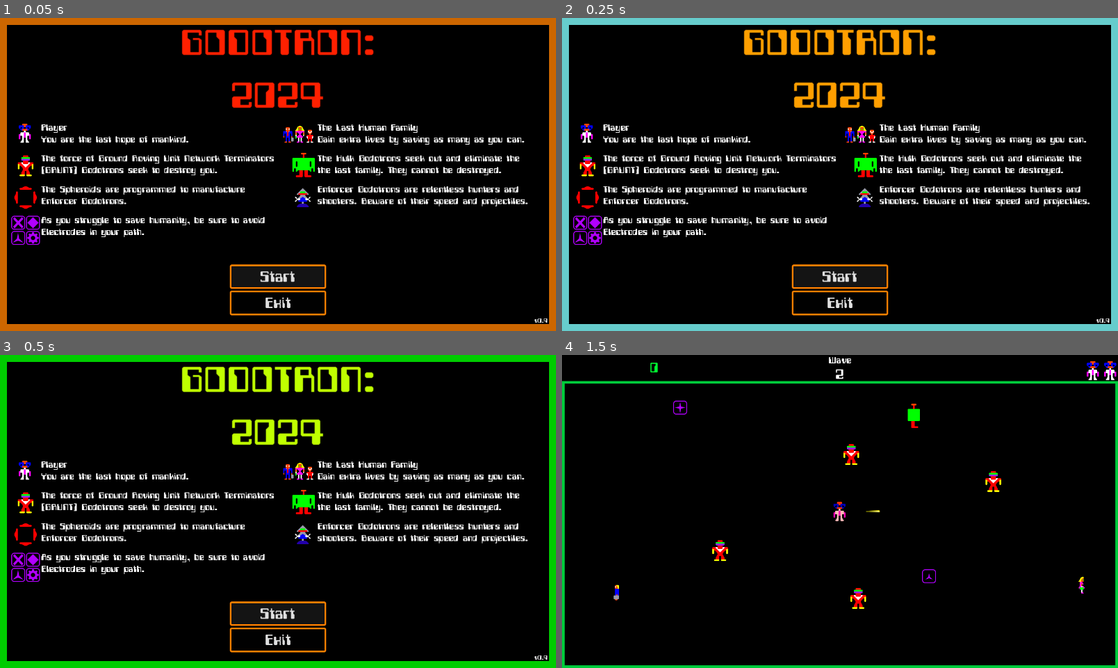
Above: before the commit, frames 1-4 (two rows, left to right).
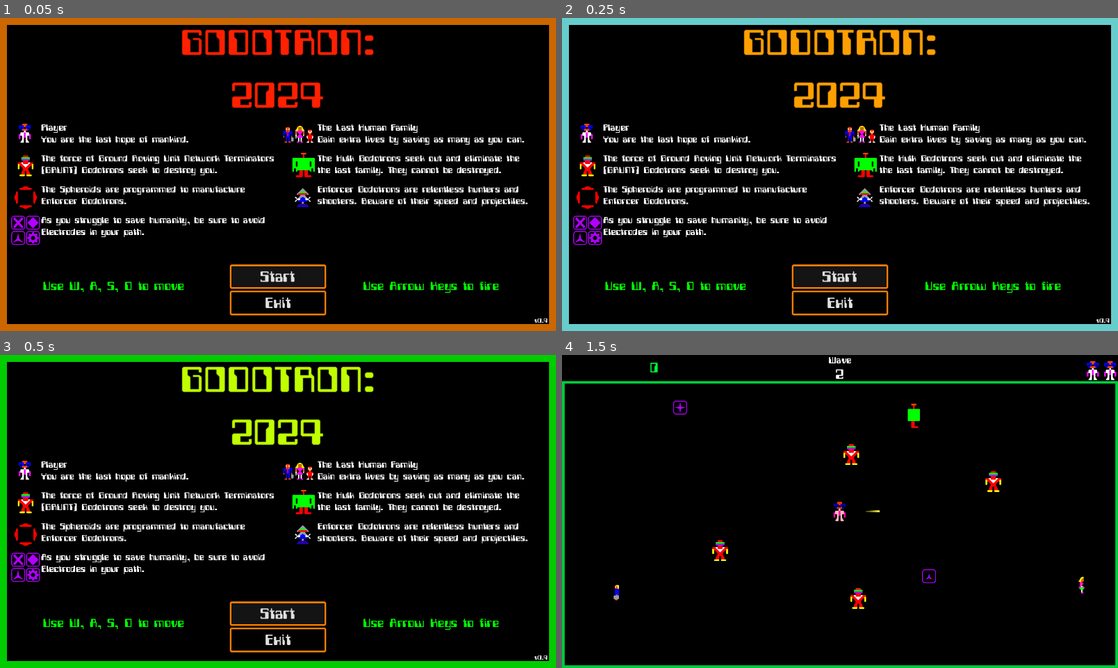
Above: after the commit, the same moments.

Repository: MonkeyCrime/Godotron
Game: Godot game, scene res://scenes/main_menu/main_menu.tscn
Two runs of this game, one before a commit and one after it. Both use one fixed random seed, a clock stepped at 60 frames per second and the inputs below.
Inputs:
- Up to frame 1 (0.05 s): no input
- Up to frame 2 (0.25 s): no input
- Up to frame 3 (0.5 s): no input
- Up to frame 4 (1.5 s): click "Start" at 0.5 s; tap Enter at 1.25 s; hold Right (fire_right) from 1.28 s (still down)

The runs differ from the first frame. In frame 1, 0.7% of the frame differs, in the area x 7-90%, y 84-88%; in frame 2, 0.7%; in frame 3, 0.7%; in frame 4, nothing differs.

Commit message:
Add key usage to title screen

Diff:
--- a/scenes/main_menu/main_menu.tscn
+++ b/scenes/main_menu/main_menu.tscn
@@ -328,5 +328,27 @@
 theme_override_fonts/font = ExtResource("1_4mciy")
 text = "v0.9"
 
+[node name="MovementText" type="Label" parent="."]
+layout_mode = 0
+offset_left = 99.0
+offset_top = 600.0
+offset_right = 428.0
+offset_bottom = 635.0
+theme_override_colors/font_color = Color(0, 1, 0, 1)
+theme_override_fonts/font = ExtResource("1_4mciy")
+theme_override_font_sizes/font_size = 32
+text = "Use W, A, S, D to move"
+
+[node name="ShootingText" type="Label" parent="."]
+layout_mode = 0
+offset_left = 836.0
+offset_top = 600.0
+offset_right = 1165.0
+offset_bottom = 635.0
+theme_override_colors/font_color = Color(0, 1, 0, 1)
+theme_override_fonts/font = ExtResource("1_4mciy")
+theme_override_font_sizes/font_size = 32
+text = "Use Arrow Keys to fire"
+
 [connection signal="pressed" from="VBoxContainer/Start" to="." method="_on_start_pressed"]
 [connection signal="pressed" from="VBoxContainer/Exit" to="." method="_on_exit_pressed"]
